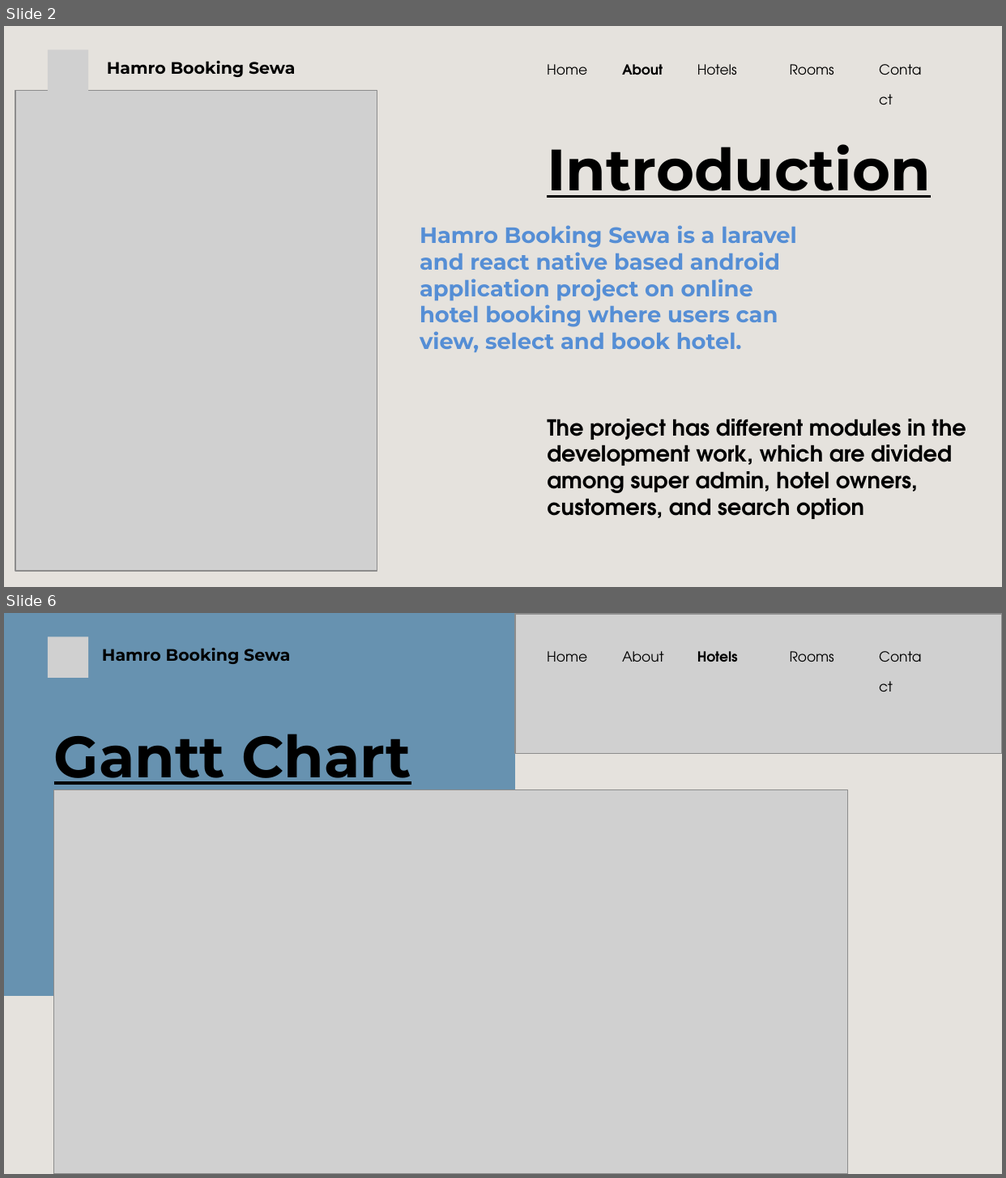
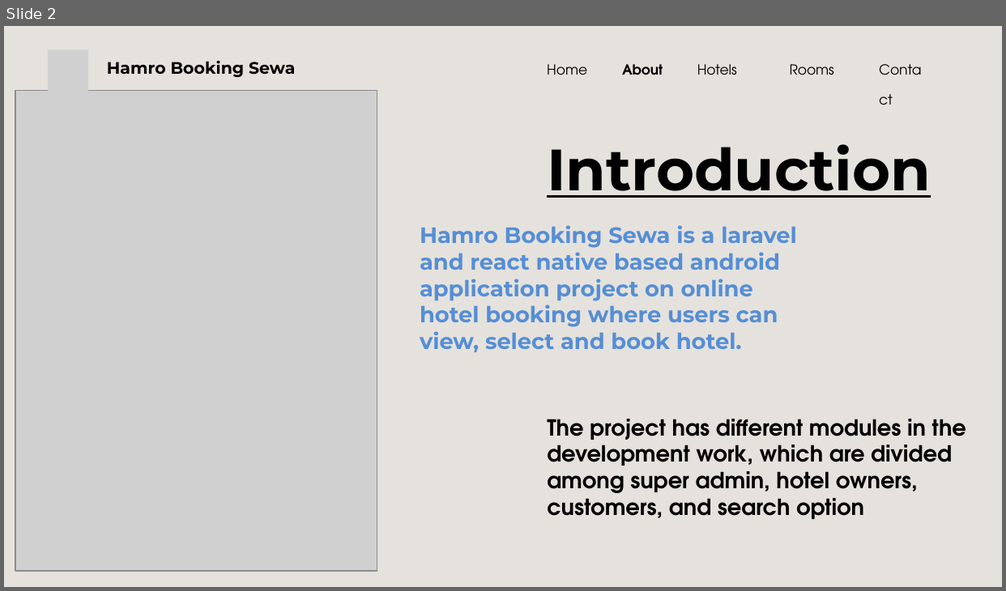
Before and after one commit to lgic-project/Hamro-booking-sewa-frontend, a slide deck: Documentation/Mid Term/MidTerm.Presentation.pptx. Shown one above the other, each under a label of ours: slides 2 and 6 before the commit, slide 2 after it; the slides between them are not shown. The pictures are 1006x1178 and 1006x591 pixels, drawn with LibreOffice and Linux fonts; fonts in the diff are those of the drawing; grey boxes stand for pictures. Boxes give left, top, right and bottom in pixels: in the first picture for what was removed or moved away, otherwise in the second. Text is boxed around its words. In the diff, an @@ line names an element or a change of style, - is before the commit and + after.

```diff
--- a/Documentation/Mid Term/MidTerm.Presentation.pptx
+++ b/Documentation/Mid Term/MidTerm.Presentation.pptx
@@ slide 6 removed at [4,613,1002,1174], background #E5E2DD @@
@@ freeform shape removed at [4,613,515,996] @@
@@ picture removed at [515,614,1002,754] @@
@@ text removed at [879,635,930,658] @@
-Contact
@@ picture removed at [48,637,89,678] @@
@@ text removed at [102,648,290,664] @@
-Hamro Booking Sewa
@@ text removed at [547,651,587,662] @@
-Home
@@ text removed at [622,651,664,662] @@
-About
@@ text removed at [697,651,738,662] @@
-Hotels
@@ text removed at [790,651,834,662] @@
-Rooms
@@ text removed at [54,734,411,785] @@
-Gantt Chart
@@ picture removed at [54,790,847,1174] @@
```
Also in this commit, not shown: 4 slides changed, 1 other file.
